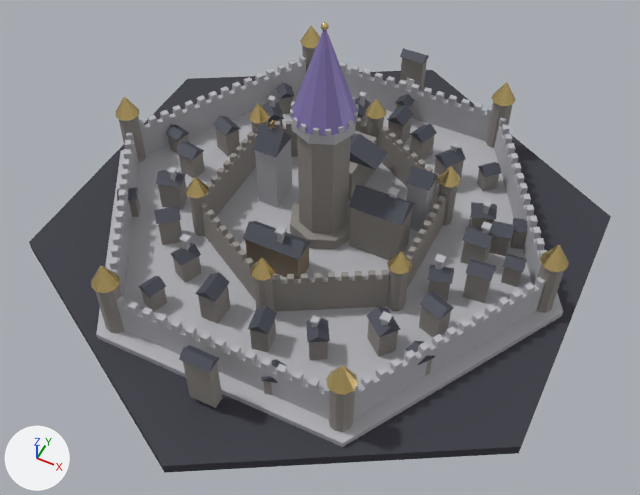
One commit to the glTF model public/models/city.glb: the scene before it, then after it.
Both versions are drawn from a camera (50 mm lens) standing at (1.7, -3.45, 4.2) and looking at (0.18, -0.41, 0.4). The axes (+X, +Y, +Z) are drawn at lower left. The lights are the same throughout. The older version comes first. Where no turn or scale is listed for an object, it has been applied to the vertices.

Objects in the first picture: 'City_Base', 'City_Gold', 'City_Purple', 'City_Slate', 'City_Stone', 'City_Stone2', 'City_Wood' and 1 more.
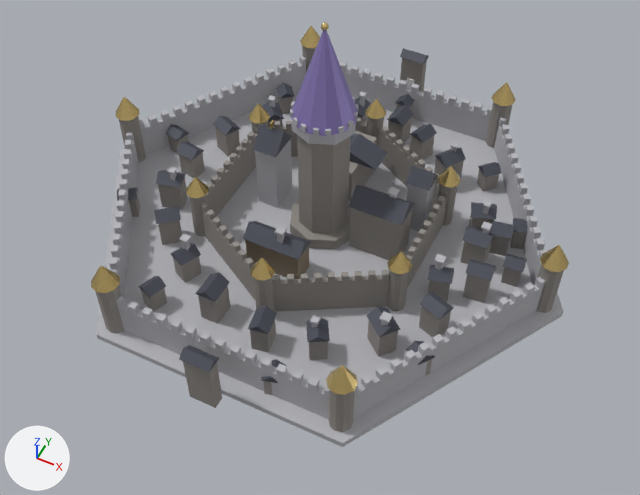
Boxes [x1, y1, x2, y2] around the edits, measured in the pictures (640 x 495 px):
'City_Base', deleted: before [29, 70, 611, 473]

The edits, one by one:
Object 'City_Base' (ob_city_base) is deleted.
